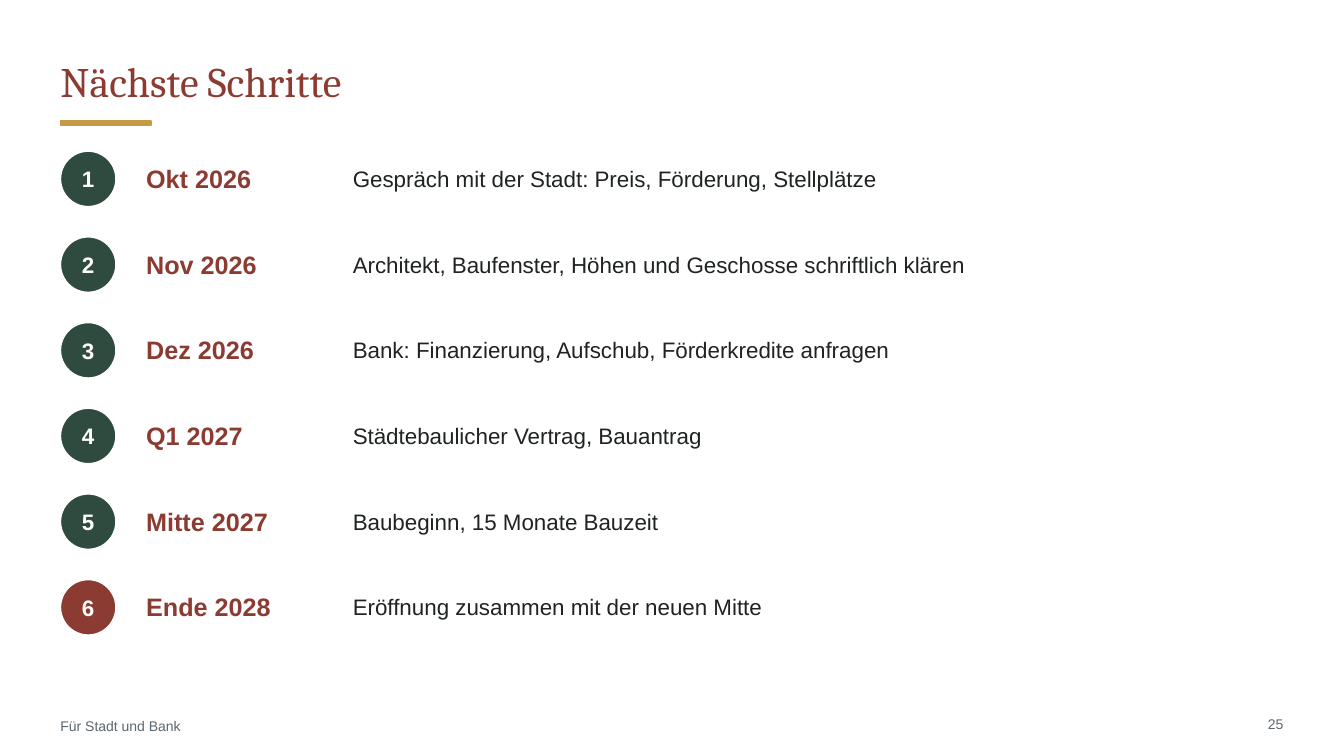
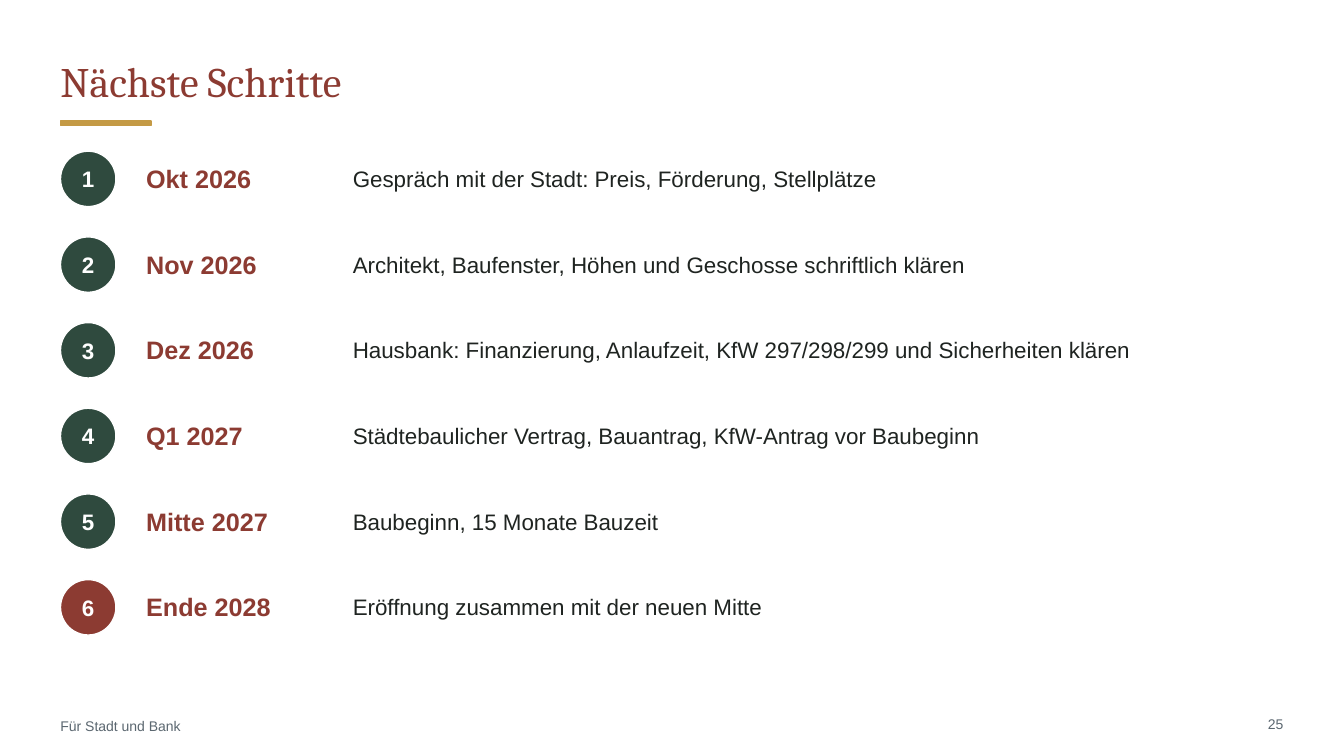
Before and after one commit to CartoonUsername/bau-projekt, a slide deck: slide 25 of praesentation/Neue-Mitte-Werlte_Baufeld3_8-Wohnungen_Grosse-Gastro-EG.pptx. Drawn at 1344x756 pixels with LibreOffice and Linux fonts; fonts in the diff are those of the drawing. Boxes give left, top, right and bottom in pixels: in the first picture for what was removed or moved away, otherwise in the second. Text is boxed around its words. In the diff, an @@ line names an element or a change of style, - is before the commit and + after.

```diff
--- a/praesentation/Neue-Mitte-Werlte_Baufeld3_8-Wohnungen_Grosse-Gastro-EG.pptx
+++ b/praesentation/Neue-Mitte-Werlte_Baufeld3_8-Wohnungen_Grosse-Gastro-EG.pptx
@@ text at (x1=353, y1=341, x2=1130, y2=363): text changed @@
-Bank: Finanzierung, Aufschub, Förderkredite anfragen
+Hausbank: Finanzierung, Anlaufzeit, KfW 297/298/299 und Sicherheiten klären
@@ text at (x1=353, y1=427, x2=979, y2=449): text changed @@
-Städtebaulicher Vertrag, Bauantrag
+Städtebaulicher Vertrag, Bauantrag, KfW-Antrag vor Baubeginn
```
Also in this commit, not shown: 8 other slides changed, 10 slides added, 11 slides removed, 24 other files.
